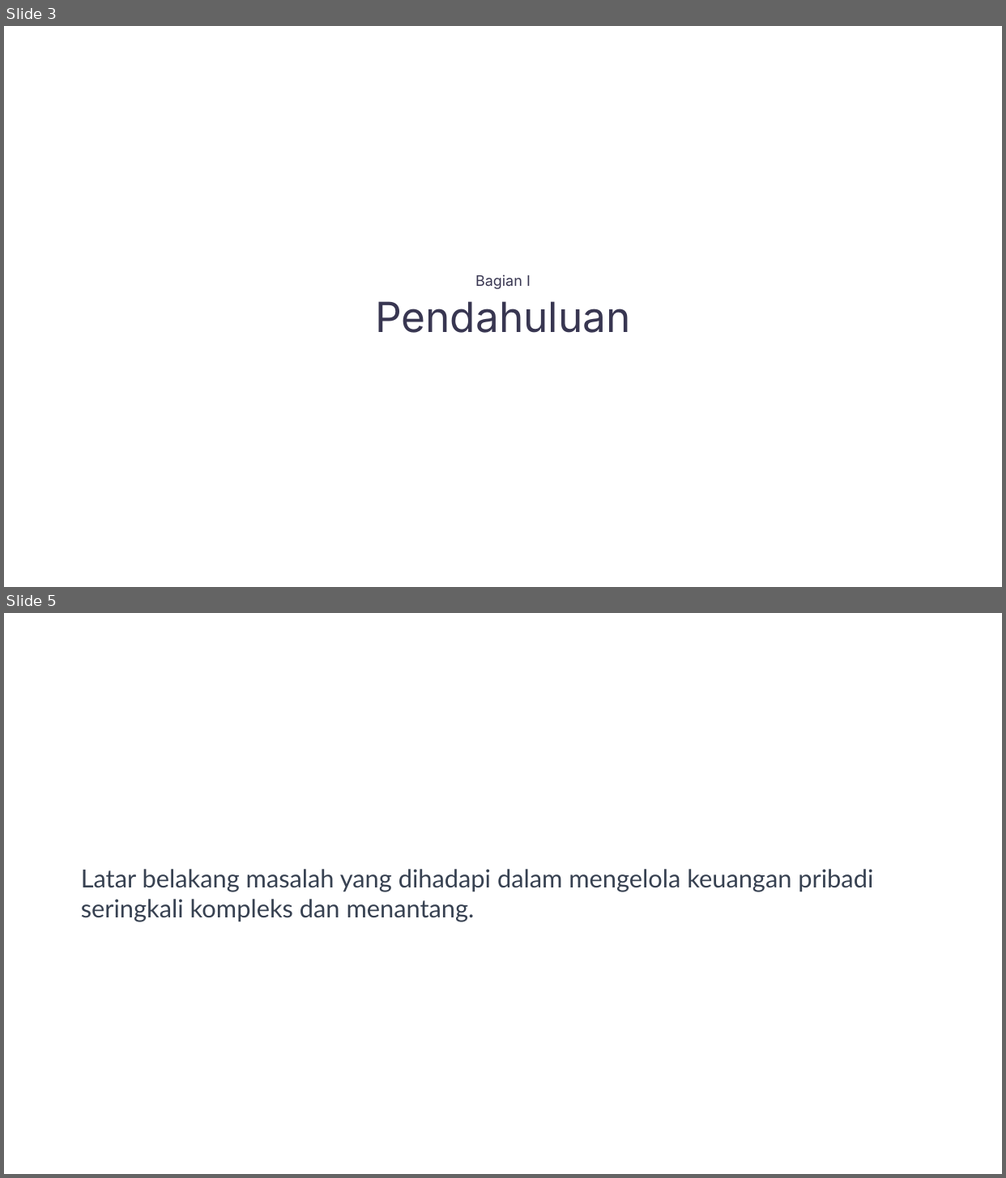
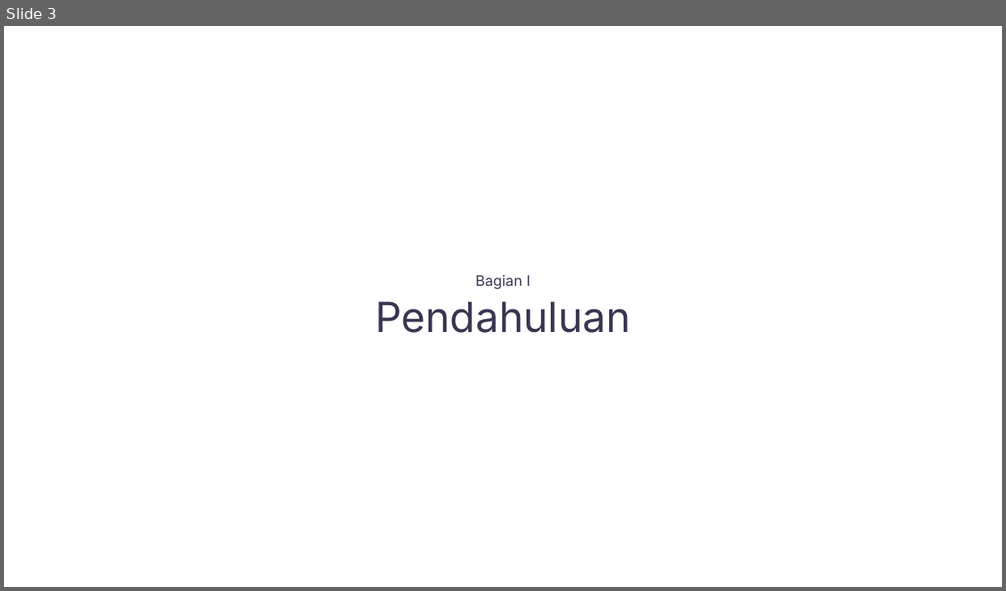
Before and after one commit to andrr64/KeuanganKu, a slide deck: assets/presentasi/presentasi.pptx. Shown one above the other, each under a label of ours: slides 3 and 5 before the commit, slide 3 after it; the slides between them are not shown. The pictures are 1006x1178 and 1006x591 pixels, drawn with LibreOffice and Linux fonts; fonts in the diff are those of the drawing. Boxes give left, top, right and bottom in pixels: in the first picture for what was removed or moved away, otherwise in the second. Text is boxed around its words. In the diff, an @@ line names an element or a change of style, - is before the commit and + after.

```diff
--- a/assets/presentasi/presentasi.pptx
+++ b/assets/presentasi/presentasi.pptx
@@ slide 5 removed at [4, 613, 1002, 1174], background #FFFFFF @@
@@ text removed at [81, 869, 873, 922] @@
-Latar belakang masalah yang dihadapi dalam mengelola keuangan pribadi seringkali kompleks dan menantang.
```
Also in this commit, not shown: 3 slides changed, 11 slides added, 2 other slides removed.
